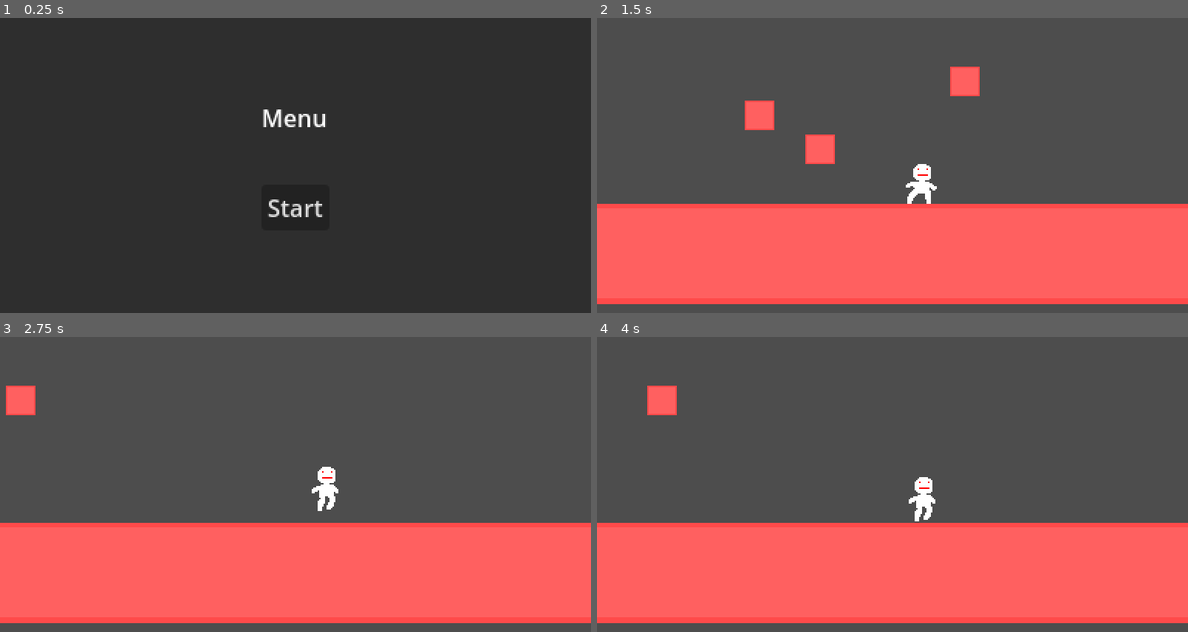
Above: before the commit, frames 1-4 (two rows, left to right).
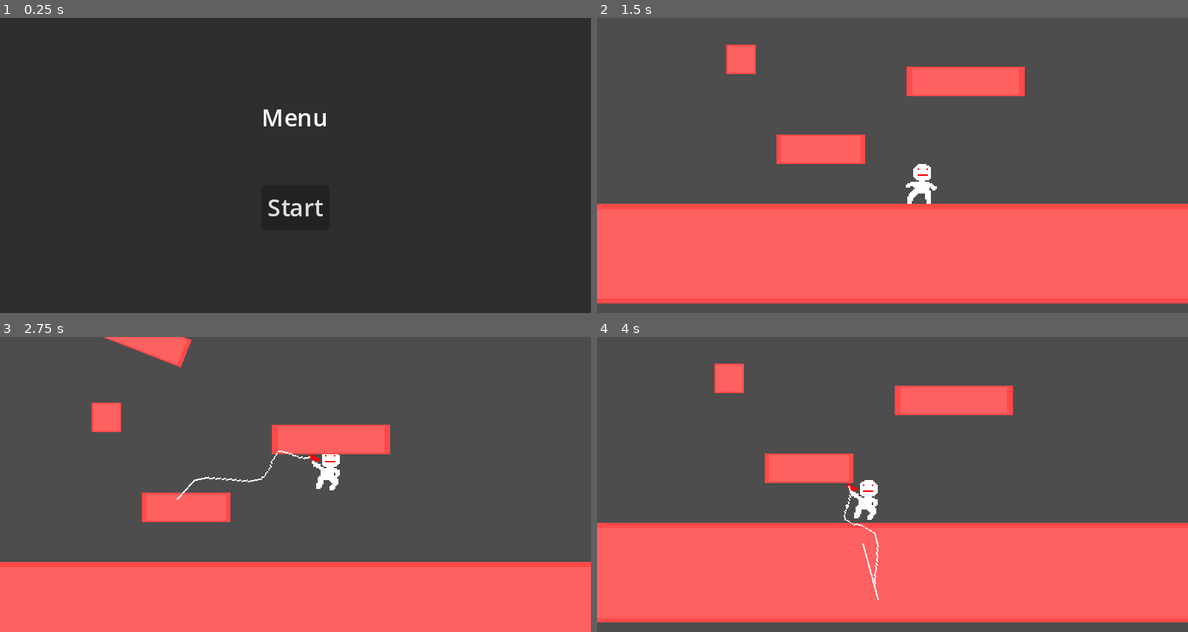
Above: after the commit, the same moments.

Repository: q-0q/grapple
Game: Godot game, scene res://Scenes/MainMenu.tscn
Two runs of this game, one before a commit and one after it. Both use one fixed random seed, a clock stepped at 60 frames per second and the inputs below.
Inputs (mouse positions are in pixels of both pictures, inside the frame that each line leads up to):
- Up to frame 1 (0.25 s): no input
- Up to frame 2 (1.5 s): click "Start" at 0.5 s; move the mouse to (1022, 150) at 1.27 s; press the mouse at (1022, 150) at 1.28 s; hold D (Right) from 1.28 s (still down)
- Up to frame 3 (2.75 s): keep holding D (Right); tap W (Jump) at 1.52, 1.55, 1.82, 2.1, 2.27, 2.57 s; move the mouse to (177, 499) at 2.02 s; release the mouse at (177, 499) at 2.03 s; click (177, 499) at 2.3 s
- Up to frame 4 (4 s): move the mouse to (951, 419) at 2.77 s; release D (Right) at 2.78 s; press the mouse at (951, 419) at 2.78 s; hold A (Left) 2.78-3.53 s; tap W (Jump) at 3.05, 3.77 s; move the mouse to (862, 543) at 3.52 s; release the mouse at (862, 543) at 3.53 s; hold D (Right) from 3.53 s (still down); click (862, 543) at 3.6 s

The runs differ from the first frame. In frame 1, 0.4% of the frame differs, in the area x 44-56%, y 31-68%; in frame 2, 3.8%; in frame 3, 22%, in the area x 0-100%, y 0-100%; in frame 4, 5.7%.

Commit message:
grappling.

Diff:
--- a/Scenes/Game.tscn
+++ b/Scenes/Game.tscn
@@ -13,10 +13,21 @@
 scale = Vector2(70.58, 3.38)
 
 [node name="Block2" parent="." instance=ExtResource("2_fxnpu")]
-position = Vector2(-66, -33)
+position = Vector2(-79, -71)
 
 [node name="Block4" parent="." instance=ExtResource("2_fxnpu")]
 position = Vector2(-25, -10)
+scale = Vector2(3, 1)
 
 [node name="Block3" parent="." instance=ExtResource("2_fxnpu")]
 position = Vector2(73, -56)
+scale = Vector2(4, 1)
+
+[node name="Block5" parent="." instance=ExtResource("2_fxnpu")]
+position = Vector2(-53, -125)
+rotation = 0.3735
+scale = Vector2(3, 1)
+
+[node name="Block6" parent="." instance=ExtResource("2_fxnpu")]
+position = Vector2(87, -175)
+scale = Vector2(4, 1)
--- a/Scenes/Player.tscn
+++ b/Scenes/Player.tscn
@@ -9,6 +9,10 @@
 [ext_resource type="Script" path="res://Scripts/Player/Rise.gd" id="5_6lsl8"]
 [ext_resource type="Script" path="res://Scripts/Player/RisingStop.gd" id="6_edo8x"]
 [ext_resource type="Script" path="res://Scripts/Player/Run.gd" id="6_fshyy"]
+[ext_resource type="Script" path="res://Scripts/Player/Skid.gd" id="10_2isum"]
+[ext_resource type="Script" path="res://Scripts/Player/AirGrappleHold.gd" id="11_mun20"]
+[ext_resource type="Script" path="res://Scripts/Player/AirGrappleFire.gd" id="12_wio8j"]
+[ext_resource type="Texture2D" uid="uid://mb7ympx2alrb" path="res://Assets/Player/Grapple.png" id="13_stlk4"]
 
 [sub_resource type="RectangleShape2D" id="RectangleShape2D_qb60t"]
 size = Vector2(16, 26)
@@ -25,6 +29,91 @@
 _data = [Vector2(0, 0.994568), 0.0, -1.97481, 0, 0, Vector2(1, 0), -0.621793, 0.0, 0, 0]
 point_count = 2
 
+[sub_resource type="Animation" id="Animation_efons"]
+resource_name = "fire"
+step = 0.05
+tracks/0/type = "value"
+tracks/0/imported = false
+tracks/0/enabled = true
+tracks/0/path = NodePath("holder/Sprite2D:frame")
+tracks/0/interp = 1
+tracks/0/loop_wrap = true
+tracks/0/keys = {
+"times": PackedFloat32Array(0, 0.1, 0.2, 0.3, 0.35, 0.65, 0.7),
+"transitions": PackedFloat32Array(1, 1, 1, 1, 1, 1, 1),
+"update": 1,
+"values": [0, 1, 2, 3, 4, 5, 7]
+}
+tracks/1/type = "value"
+tracks/1/imported = false
+tracks/1/enabled = true
+tracks/1/path = NodePath("holder/Sprite2D/ExtensionPoint:position")
+tracks/1/interp = 1
+tracks/1/loop_wrap = true
+tracks/1/keys = {
+"times": PackedFloat32Array(0, 0.1, 0.2),
+"transitions": PackedFloat32Array(1.07177, 1, 1),
+"update": 1,
+"values": [Vector2(-0.5, 38), Vector2(-0.5, -11), Vector2(-0.5, -40)]
+}
+tracks/2/type = "value"
+tracks/2/imported = false
+tracks/2/enabled = true
+tracks/2/path = NodePath("Line2D:visible")
+tracks/2/interp = 1
+tracks/2/loop_wrap = true
+tracks/2/keys = {
+"times": PackedFloat32Array(0.2),
+"transitions": PackedFloat32Array(1),
+"update": 1,
+"values": [true]
+}
+
+[sub_resource type="Animation" id="Animation_unlgx"]
+length = 0.001
+tracks/0/type = "value"
+tracks/0/imported = false
+tracks/0/enabled = true
+tracks/0/path = NodePath("holder/Sprite2D:frame")
+tracks/0/interp = 1
+tracks/0/loop_wrap = true
+tracks/0/keys = {
+"times": PackedFloat32Array(0),
+"transitions": PackedFloat32Array(1),
+"update": 1,
+"values": [0]
+}
+tracks/1/type = "value"
+tracks/1/imported = false
+tracks/1/enabled = true
+tracks/1/path = NodePath("holder/Sprite2D/ExtensionPoint:position")
+tracks/1/interp = 1
+tracks/1/loop_wrap = true
+tracks/1/keys = {
+"times": PackedFloat32Array(0),
+"transitions": PackedFloat32Array(1),
+"update": 0,
+"values": [Vector2(0, -11)]
+}
+tracks/2/type = "value"
+tracks/2/imported = false
+tracks/2/enabled = true
+tracks/2/path = NodePath("Line2D:visible")
+tracks/2/interp = 1
+tracks/2/loop_wrap = true
+tracks/2/keys = {
+"times": PackedFloat32Array(0),
+"transitions": PackedFloat32Array(1),
+"update": 1,
+"values": [false]
+}
+
+[sub_resource type="AnimationLibrary" id="AnimationLibrary_batll"]
+_data = {
+"RESET": SubResource("Animation_unlgx"),
+"fire": SubResource("Animation_efons")
+}
+
 [sub_resource type="Animation" id="Animation_ak76u"]
 length = 0.001
 tracks/0/type = "value"
@@ -38,6 +127,63 @@
 "transitions": PackedFloat32Array(1),
 "update": 1,
 "values": [0]
+}
+tracks/1/type = "value"
+tracks/1/imported = false
+tracks/1/enabled = true
+tracks/1/path = NodePath("Sprite2D/GrappleFiringPoint:position")
+tracks/1/interp = 1
+tracks/1/loop_wrap = true
+tracks/1/keys = {
+"times": PackedFloat32Array(0),
+"transitions": PackedFloat32Array(1),
+"update": 0,
+"values": [Vector2(0, 0)]
+}
+
+[sub_resource type="Animation" id="Animation_qgnf8"]
+resource_name = "air_grapple_fire"
+length = 0.2
+step = 0.05
+tracks/0/type = "value"
+tracks/0/imported = false
+tracks/0/enabled = true
+tracks/0/path = NodePath("Sprite2D:frame")
+tracks/0/interp = 1
+tracks/0/loop_wrap = true
+tracks/0/keys = {
+"times": PackedFloat32Array(0, 0.15),
+"transitions": PackedFloat32Array(1, 1),
+"update": 1,
+"values": [19, 20]
+}
+tracks/1/type = "value"
+tracks/1/imported = false
+tracks/1/enabled = true
+tracks/1/path = NodePath("Sprite2D/GrappleFiringPoint:position")
+tracks/1/interp = 1
+tracks/1/loop_wrap = true
+tracks/1/keys = {
+"times": PackedFloat32Array(0, 0.15),
+"transitions": PackedFloat32Array(1, 1),
+"update": 0,
+"values": [Vector2(12, -8), Vector2(10, -9)]
+}
+
+[sub_resource type="Animation" id="Animation_n120d"]
+resource_name = "air_grapple_hold"
+length = 0.4
+tracks/0/type = "value"
+tracks/0/imported = false
+tracks/0/enabled = true
+tracks/0/path = NodePath("Sprite2D:frame")
+tracks/0/interp = 1
+tracks/0/loop_wrap = true
+tracks/0/keys = {
+"times": PackedFloat32Array(0, 0.1, 0.2, 0.3),
+"transitions": PackedFloat32Array(1, 1, 1, 1),
+"update": 1,
+"values": [15, 16, 17, 18]
 }
 
 [sub_resource type="Animation" id="Animation_4wx40"]
@@ -74,8 +220,39 @@
 "values": [7]
 }
 
+[sub_resource type="Animation" id="Animation_1mlac"]
+resource_name = "grind1_fromair"
+length = 0.8
+loop_mode = 1
+tracks/0/type = "value"
+tracks/0/imported = false
+tracks/0/enabled = true
+tracks/0/path = NodePath("Sprite2D:frame")
+tracks/0/interp = 1
+tracks/0/loop_wrap = true
+tracks/0/keys = {
+"times": PackedFloat32Array(0, 0.2, 0.3, 0.5),
+"transitions": PackedFloat32Array(1, 1, 1, 1),
+"update": 1,
+"values": [0, 8, 9, 10]
+}
+tracks/1/type = "method"
+tracks/1/imported = false
+tracks/1/enabled = true
+tracks/1/path = NodePath("AnimationPlayer")
+tracks/1/interp = 1
+tracks/1/loop_wrap = true
+tracks/1/keys = {
+"times": PackedFloat32Array(0.7),
+"transitions": PackedFloat32Array(1),
+"values": [{
+"args": [0.3, false, false],
+"method": &"seek"
+}]
+}
+
 [sub_resource type="Animation" id="Animation_cowgm"]
-resource_name = "grind1"
+resource_name = "grind1_fromground"
 length = 0.8
 loop_mode = 1
 tracks/0/type = "value"
@@ -187,30 +364,53 @@
 "values": [5]
 }
 
+[sub_resource type="Animation" id="Animation_mbjml"]
+resource_name = "skid"
+length = 0.2
+tracks/0/type = "value"
+tracks/0/imported = false
+tracks/0/enabled = true
+tracks/0/path = NodePath("Sprite2D:frame")
+tracks/0/interp = 1
+tracks/0/loop_wrap = true
+tracks/0/keys = {
+"times": PackedFloat32Array(0, 0.1),
+"transitions": PackedFloat32Array(1, 1),
+"update": 1,
+"values": [13, 14]
+}
+
 [sub_resource type="AnimationLibrary" id="AnimationLibrary_hy220"]
 _data = {
 "RESET": SubResource("Animation_ak76u"),
+"air_grapple_fire": SubResource("Animation_qgnf8"),
+"air_grapple_hold": SubResource("Animation_n120d"),
 "fall1": SubResource("Animation_4wx40"),
 "fall2": SubResource("Animation_u6xtv"),
-"grind1": SubResource("Animation_cowgm"),
+"grind1_fromair": SubResource("Animation_1mlac"),
+"grind1_fromground": SubResource("Animation_cowgm"),
 "grind2": SubResource("Animation_t2hau"),
 "idle": SubResource("Animation_t1eog"),
 "rise1": SubResource("Animation_6dej2"),
-"rise2": SubResource("Animation_g2ls7")
+"rise2": SubResource("Animation_g2ls7"),
+"skid": SubResource("Animation_mbjml")
 }
 
 [node name="Player" type="CharacterBody2D"]
 script = ExtResource("1_5iq4m")
+air_friction = 3.0
 
 [node name="CollisionShape2D" type="CollisionShape2D" parent="."]
 position = Vector2(-1, 3)
 shape = SubResource("RectangleShape2D_qb60t")
 
 [node name="Sprite2D" type="Sprite2D" parent="."]
+position = Vector2(2.08165e-12, 2.08165e-12)
 texture = ExtResource("1_sfjno")
-hframes = 13
+hframes = 21
 
 [node name="ParticlesLeft" type="CPUParticles2D" parent="Sprite2D"]
+visible = false
 z_index = 1
 position = Vector2(-9, 15)
 emitting = false
@@ -231,6 +431,7 @@
 color = Color(0.976471, 0.94902, 0.372549, 1)
 
 [node name="ParticlesRight" type="CPUParticles2D" parent="Sprite2D"]
+visible = false
 z_index = 1
 position = Vector2(2, 15)
 emitting = false
@@ -250,6 +451,8 @@
 scale_amount_curve = SubResource("Curve_insii")
 color = Color(0.976471, 0.94902, 0.372549, 1)
 
+[node name="GrappleFiringPoint" type="Node2D" parent="Sprite2D"]
+
 [node name="Label" type="Label" parent="."]
 offset_left = -19.0
 offset_top = -38.0
@@ -259,16 +462,16 @@
 [node name="FSM" type="Node" parent="."]
 script = ExtResource("2_thr5b")
 
-[node name="FallingStart" type="Node" parent="FSM"]
+[node name="FallingStart" type="Node2D" parent="FSM"]
 script = ExtResource("4_vbqx8")
 min_velocity = -400.0
 time_to_min_velocity = 0.5
 curve = SubResource("Curve_am30v")
 
-[node name="Idle" type="Node" parent="FSM"]
+[node name="Idle" type="Node2D" parent="FSM"]
 script = ExtResource("4_lku7h")
 
-[node name="RisingStop" type="Node" parent="FSM"]
+[node name="RisingStop" type="Node2D" parent="FSM"]
 script = ExtResource("6_edo8x")
 max_velocity = 400.0
 time_to_max_velocity = 0.35
@@ -276,19 +479,48 @@
 input_release_tightness = 0.45
 horizontal_speed = 200.0
 
-[node name="Run" type="Node" parent="FSM"]
+[node name="Run" type="Node2D" parent="FSM"]
 script = ExtResource("6_fshyy")
 base_speed = 170.0
-time_until_super = 0.7
+time_until_super = 0.8
 super_speed_multiplier = 1.5
 
-[node name="Rise" type="Node" parent="FSM"]
+[node name="Rise" type="Node2D" parent="FSM"]
 script = ExtResource("5_6lsl8")
 horizontal_speed = 200.0
 
-[node name="Fall" type="Node" parent="FSM"]
+[node name="Fall" type="Node2D" parent="FSM"]
 script = ExtResource("3_n72t4")
 horizontal_speed = 200.0
+
+[node name="Skid" type="Node2D" parent="FSM"]
+script = ExtResource("10_2isum")
+
+[node name="AirGrappleHold" type="Node2D" parent="FSM"]
+script = ExtResource("11_mun20")
+
+[node name="AirGrappleFire" type="Node2D" parent="FSM"]
+script = ExtResource("12_wio8j")
+
+[node name="Line2D" type="Line2D" parent="FSM/AirGrappleFire"]
+visible = false
+width = 1.0
+
+[node name="AnimationPlayer" type="AnimationPlayer" parent="FSM/AirGrappleFire"]
+libraries = {
+"": SubResource("AnimationLibrary_batll")
+}
+
+[node name="holder" type="Node2D" parent="FSM/AirGrappleFire"]
+position = Vector2(11, -9)
+
+[node name="Sprite2D" type="Sprite2D" parent="FSM/AirGrappleFire/holder"]
+position = Vector2(0, -40)
+texture = ExtResource("13_stlk4")
+hframes = 8
+
+[node name="ExtensionPoint" type="Node2D" parent="FSM/AirGrappleFire/holder/Sprite2D"]
+position = Vector2(0, -11)
 
 [node name="Camera2D" type="Camera2D" parent="."]
 position = Vector2(2.08165e-12, 2.08165e-12)
--- /dev/null
+++ b/Scripts/Player/AirGrappleFire.gd
@@ -0,0 +1,61 @@
+extends State
+
+@export var max_tether_distance : float = 50
+@onready var line : Line2D = $Line2D
+@onready var FiringPoint : Node2D = $"../../Sprite2D/GrappleFiringPoint"
+@onready var ExtensionPoint : Node2D = $holder/Sprite2D/ExtensionPoint
+
+var attach_point : Vector2
+
+func _ready():
+
+	flags = [
+		"air"
+	]
+
+	# State transitions go here, in order of priority
+	transition_list = [
+		$"../RisingStop",
+		$"../FallingStart",
+		$"../Run",
+		$"../Idle",
+	]
+
+func on_enter():
+		compute_attach_point()
+
+		character().get_node("AnimationPlayer").play("air_grapple_fire")
+		lock_state_for_duration(0.75)
+
+		$AnimationPlayer.play("fire")
+		$holder.position = FiringPoint.global_position
+		$holder.rotation_degrees = compute_holder_rotation_deg()
+
+		line.add_point(ExtensionPoint.global_position)
+		line.add_point(attach_point)
+
+		Util.delayed_callback(self._on_timeout, 0.75)
+
+func on_process():
+		line.points[0] = ExtensionPoint.global_position
+		$holder.position = FiringPoint.global_position
+		# $holder.rotation_degrees = compute_holder_rotation_deg()
+		character().velocity = character().velocity.lerp(Vector2.ZERO, 20 * get_process_delta_time())
+
+func on_exit():
+	$AnimationPlayer.play("RESET")
+	line.clear_points()
+
+func condition():
+	return Input.is_action_just_released("Grapple")
+
+func compute_holder_rotation_deg() -> float:
+	return rad_to_deg(Vector2.DOWN.angle_to( FiringPoint.global_position - get_global_mouse_position()))
+
+func compute_attach_point() -> void:
+	attach_point = get_local_mouse_position()
+
+func _on_timeout():
+	var v = (attach_point - character().position).normalized() * 1000
+	character().velocity.y += v.y * 4
+	character().velocity.x += v.x / 2
--- /dev/null
+++ b/Scripts/Player/AirGrappleHold.gd
@@ -0,0 +1,40 @@
+extends State
+
+var enter_vel : Vector2
+
+func _ready():
+
+	flags = [
+		"air"
+	]
+
+	# State transitions go here, in order of priority
+	transition_list = [
+		$"../AirGrappleFire",
+		$".",
+		$"../RisingStop",
+		$"../FallingStart",
+		$"../Run",
+		$"../Idle"
+	]
+
+func on_enter():
+	enter_vel = character().velocity
+	character().get_node("AnimationPlayer").play("air_grapple_hold")
+
+
+func on_process():
+	if (get_global_mouse_position() - character().position).x > 0:
+		set_flip_h.emit(false)
+	else:
+		set_flip_h.emit(true)
+
+
+	character().velocity = character().velocity.lerp(Vector2.ZERO, 10 * get_process_delta_time())
+
+func on_exit():
+	pass
+	#character().velocity = enter_vel
+
+func condition():
+	return Input.is_action_pressed("Grapple")
--- a/Scripts/Player/FSM.gd
+++ b/Scripts/Player/FSM.gd
@@ -4,6 +4,7 @@
 
 # bookkeeping
 var current_state : State
+var previous_state : State
 @onready var default_state : State = $Idle
 
 var desired_position : Vector2
@@ -13,6 +14,7 @@
 
 func _ready():
 	current_state = default_state
+	previous_state = null
 	current_state.set_flip_h.connect(self.set_flip_h)
 	desired_position = current_state.character().position
 	desired_rotation_deg = current_state.character().rotation_degrees
@@ -22,6 +24,7 @@
 func update():
 	var new_state = current_state.get_transition_state()
 	if new_state != current_state:
+		previous_state = current_state
 		current_state.meta_on_exit()
 		current_state = new_state
 		current_state.meta_on_enter()
@@ -31,6 +34,7 @@
 			state.reset_time_in_current_state()
 
 		if debug:
+			print("Was in " + previous_state.name + " for " + str(previous_state.frames_in_state) + " frames")
 			print("Enter " + current_state.name)
 
 	else:
--- a/Scripts/Player/Fall.gd
+++ b/Scripts/Player/Fall.gd
@@ -8,7 +8,13 @@
 	should_update_flip_h = true
 	# State transitions go here, in order of priority
 	transition_list = [
+		$"../Run",
 		$"../Idle",
+		$"../AirGrappleHold"
+	]
+
+	flags = [
+		"air"
 	]
 
 func on_enter():
--- a/Scripts/Player/FallingStart.gd
+++ b/Scripts/Player/FallingStart.gd
@@ -3,6 +3,8 @@
 @export var min_velocity : float
 @export var time_to_min_velocity : float
 @export var curve : Curve
+
+@export var coyote_time : float = 0.15
 
 var init_y : float
 @export var horizontal_speed : float = 200
@@ -12,12 +14,20 @@
 	should_update_flip_h = true
 	# State transitions go here, in order of priority
 	transition_list = [
-		$"../Idle"
+		$"../Run",
+		$"../Idle",
+		$"../AirGrappleHold"
+	]
+
+	flags = [
+		"air"
 	]
 
 func on_enter():
 	init_y = character().position.y
 	character().get_node("AnimationPlayer").play("fall1")
+	if $"..".previous_state.has_flag("ground"):
+		transition_list.append($"../Rise")
 
 
 func on_process():
@@ -25,20 +35,23 @@
 	var weight = curve.sample_baked(time_in_current_state / time_to_min_velocity)
 	var fall_velocity = -lerpf(0, min_velocity, weight)
 
-	print(weight)
-	if weight > 0.7:
+	if weight > 0.6:
 		character().get_node("AnimationPlayer").play("fall2")
 
 	character().velocity.y = fall_velocity
 	character().velocity.x = \
 		character().compute_air_x_vel(horizontal_speed)
 
+	if time_in_current_state >= coyote_time:
+		transition_list.erase($"../Rise")
+
 	if time_in_current_state >= time_to_min_velocity:
 		transition_list.append($"../Fall")
 
 func on_exit():
 	transition_list.erase($"../Fall")
+	transition_list.erase($"../Rise")
 
 func condition():
 	return !character().is_on_floor() and \
-	(character().get_position_delta().y == 0 or character().is_on_ceiling())
+	(character().velocity.y >= 0 or character().is_on_ceiling())
--- a/Scripts/Player/Idle.gd
+++ b/Scripts/Player/Idle.gd
@@ -4,9 +4,14 @@
 
 	# State transitions go here, in order of priority
 	transition_list = [
+		$"../RisingStop",
 		$"../Run",
 		$"../Rise",
 		$"../FallingStart",
+	]
+
+	flags = [
+		"ground"
 	]
 
 func on_enter():
--- a/Scripts/Player/Player.gd
+++ b/Scripts/Player/Player.gd
@@ -32,6 +32,6 @@
 
 func compute_ground_x_vel(goal) -> float:
 	if goal == 0:
-		return compute_x_velocity(ground_friction / 3, goal)
+		return compute_x_velocity(ground_friction / 5, goal)
 
 	return compute_x_velocity(ground_friction, goal)
--- a/Scripts/Player/Rise.gd
+++ b/Scripts/Player/Rise.gd
@@ -11,8 +11,16 @@
 		$"../FallingStart",
 	]
 
+	flags = [
+		"air"
+	]
+
 func on_enter():
+	#TODO: this will maybe change.
 	character().get_node("AnimationPlayer").play("rise1")
+
+	character().velocity.y = -$"../RisingStop".max_velocity
+
 
 func on_process():
 	character().velocity.x = \
@@ -22,4 +30,4 @@
 	pass
 
 func condition():
-	return Input.is_action_just_pressed("Jump")
+	return false
--- a/Scripts/Player/RisingStop.gd
+++ b/Scripts/Player/RisingStop.gd
@@ -10,6 +10,9 @@
 var input_released : bool = false
 var input_release_time_offset : float = 100
 
+var init_y_velocity_time_offset : float
+
+
 func _ready():
 
 	should_update_flip_h = true
@@ -18,21 +21,44 @@
 	# State transitions go here, in order of priority
 	transition_list = [
 		$"../FallingStart",
+		$"../AirGrappleHold",
+	]
+
+	flags = [
+		"air"
 	]
 
 func on_enter():
+
+
+
 	input_released = false
 	input_release_time_offset = 0
-	character().get_node("AnimationPlayer").play("rise1")
+
+	if Input.is_action_just_pressed("Jump"):
+		character().velocity.y = -max_velocity
+
+	# Sloppy "inverse baked sample"
+	# TODO: account for velocity > max velocity, some kind of
+	# lerp to max velocity instead of hard jump?
+
+	if character().velocity.y < -max_velocity: return
+	var weight_offset : float = 0
+	for i in 100:
+		if character().velocity.y > curve.sample_baked(i / 100.0) * -max_velocity:
+			weight_offset = i / 100.0
+
+	init_y_velocity_time_offset = weight_offset * time_to_max_velocity
 
 func on_process():
+
 
 	if Input.is_action_just_released("Jump") and !input_released:
 		input_released = true
 		input_release_time_offset = input_release_tightness
 
 	character().velocity.y = \
-		-get_y_velocity_from_time(time_in_current_state + input_release_time_offset)
+		-get_y_velocity_from_time(time_in_current_state + input_release_time_offset + init_y_velocity_time_offset)
 
 	character().velocity.x = \
 		character().compute_air_x_vel(horizontal_speed)
@@ -43,11 +69,14 @@
 	pass
 
 func condition():
-	return Input.is_action_pressed("Jump")
+	return character().velocity.y < 0 or Input.is_action_just_pressed("Jump")
 
 func get_y_velocity_from_time(time) -> float:
 	var weight = curve.sample_baked(time / time_to_max_velocity)
 	var v = lerpf(0, max_velocity, weight)
 	if weight < 0.3:
 		character().get_node("AnimationPlayer").play("rise2")
+	else:
+		character().get_node("AnimationPlayer").play("rise1")
+
 	return v
--- a/Scripts/Player/Run.gd
+++ b/Scripts/Player/Run.gd
@@ -12,15 +12,25 @@
 
 	# State transitions go here, in order of priority
 	transition_list = [
+		$"../RisingStop",
 		$"../Rise",
+		$"../Skid",
 		$".",
 		$"../Idle",
 		$"../FallingStart",
 	]
 
+	flags = [
+		"ground"
+	]
+
 func on_enter():
 	speed = base_speed
-	character().get_node("AnimationPlayer").play("grind1")
+
+	if $"..".previous_state.has_flag("air"):
+		character().get_node("AnimationPlayer").play("grind1_fromair")
+	else:
+		character().get_node("AnimationPlayer").play("grind1_fromground")
 
 
 func on_process():
@@ -30,9 +40,9 @@
 	elif Input.is_action_pressed("Right"):
 		character().velocity.x = character().compute_ground_x_vel(speed)
 
-	if time_in_current_state > 0.3:
-		for particles in character().get_node("Sprite2D").get_children():
-			particles.emitting = true
+	#if time_in_current_state > time_until_super:
+		#for particles in character().get_node("Sprite2D").get_children():
+			#particles.emitting = true
 
 	if speed == base_speed and time_in_current_state > time_until_super:
 		speed = base_speed * super_speed_multiplier
@@ -41,6 +51,7 @@
 
 
 func on_exit():
+	return
 	for particles in character().get_node("Sprite2D").get_children():
 		particles.emitting = false
 
--- /dev/null
+++ b/Scripts/Player/Skid.gd
@@ -0,0 +1,33 @@
+extends State
+
+@export var skid_friction : float = 7
+
+func _ready():
+
+	# State transitions go here, in order of priority
+	transition_list = [
+		$"../FallingStart",
+		$"../Rise",
+		$".",
+		$"../Run",
+		$"../Idle",
+	]
+
+	flags = [
+		"ground"
+	]
+
+func on_enter():
+	character().get_node("AnimationPlayer").play("skid")
+
+func on_process():
+	character().velocity.x = character().compute_x_velocity(skid_friction, 0)
+
+func on_exit():
+	pass
+
+func condition():
+	if (abs(character().velocity.x) < 10): return false
+	var l : bool = Input.is_action_pressed("Left")
+	var r : bool = Input.is_action_pressed("Right")
+	return (l and character().velocity.x > 0) or (r and character().velocity.x < 0)
--- a/Scripts/Player/State.gd
+++ b/Scripts/Player/State.gd
@@ -1,12 +1,15 @@
-extends Node
+extends Node2D
 
 class_name State
 
 var transition_list : Array[State]
+var flags : Array[String]
 
 var time_in_current_state : float = 0
 var is_locked : bool = false
 var should_update_flip_h : bool = false
+
+var frames_in_state : int = 0
 
 func _process(delta):
 	time_in_current_state += delta
@@ -14,9 +17,12 @@
 ### Monitor State metadata around user on_enter() and on_process()
 
 func meta_on_enter() -> void:
+	frames_in_state = 1
 	on_enter()
 
 func meta_on_process() -> void:
+
+	frames_in_state += 1
 
 	if should_update_flip_h:
 		if Input.is_action_pressed("Left"):
@@ -32,6 +38,7 @@
 func reset_time_in_current_state() -> void:
 	time_in_current_state = 0
 
+
 ###
 
 func get_transition_state() -> State:
@@ -40,7 +47,6 @@
 		get_tree().quit(1)
 
 	if is_locked:
-		print(name + " locked")
 		return self
 
 	for state in transition_list:
@@ -68,6 +74,9 @@
 func _on_lock_state_timeout() -> void:
 	is_locked = false
 
+func has_flag(flag):
+	return flag in flags
+
 ### Virtual functions ##############
 
 # Called when state is entered
--- a/project.godot
+++ b/project.godot
@@ -27,7 +27,7 @@
 window/size/viewport_width=400
 window/size/viewport_height=200
 window/size/mode=2
-window/stretch/mode="viewport"
+window/stretch/mode="canvas_items"
 
 [input]
 
@@ -47,6 +47,11 @@
 , Object(InputEventKey,"resource_local_to_scene":false,"resource_name":"","device":-1,"window_id":0,"alt_pressed":false,"shift_pressed":false,"ctrl_pressed":false,"meta_pressed":false,"pressed":false,"keycode":0,"physical_keycode":32,"key_label":0,"unicode":32,"echo":false,"script":null)
 ]
 }
+Grapple={
+"deadzone": 0.5,
+"events": [Object(InputEventMouseButton,"resource_local_to_scene":false,"resource_name":"","device":-1,"window_id":0,"alt_pressed":false,"shift_pressed":false,"ctrl_pressed":false,"meta_pressed":false,"button_mask":0,"position":Vector2(0, 0),"global_position":Vector2(0, 0),"factor":1.0,"button_index":1,"canceled":false,"pressed":false,"double_click":false,"script":null)
+]
+}
 
 [rendering]
 
--- a/script_templates/State/NewState.gd
+++ b/script_templates/State/NewState.gd
@@ -1,6 +1,10 @@
 extends State
 
 func _ready():
+
+	flags = [
+
+	]
 
 	# State transitions go here, in order of priority
 	transition_list = [
Binary file added: Assets/Player/Grapple.aseprite
Binary file added: Assets/Player/Grapple.png
Not shown, added: Assets/Player/Grapple.png.import
Binary file changed: Assets/Player/Player.aseprite
Binary file changed: Assets/Player/Player.png
Not shown: 1 places in Scenes/Player.tscn that only renumber resources
